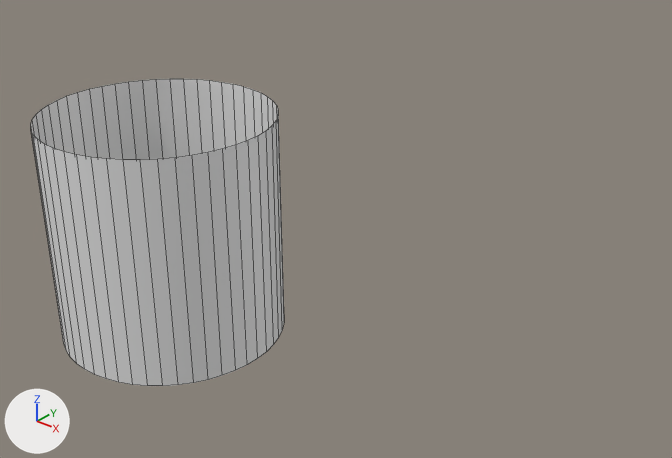
Before and after pictures for a commit that changed the Blender file Dan Lab/smoke barrier.blend.
Both versions are drawn from a 50 mm lens placed at (5.86, -4.63, 3.54), pointed at (1.77, 0.2, 0.44). Lighting does not change. The marker at lower left points along +X, +Y and +Z. Mesh edges are drawn as thin lines.

The scene before the commit, as lines of its bpy script (objects in view):
```python
me_cylinder = bpy.data.meshes.new('Cylinder')
me_cylinder.from_pydata(...)  # 100 vertices, 50 faces; spans x -1.0..1.0, y -1.0..1.0, z -1.0..1.0
ob_smoke_barrier = bpy.data.objects.new('Smoke Barrier', me_cylinder)
ob_smoke_barrier.location = (0.0, 0.0, 0.0)
```
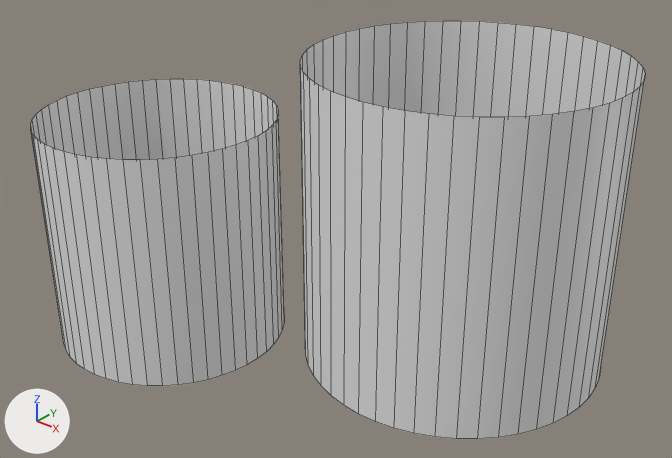
The newer file is also turned or shifted as a whole; pictures and numbers use the older file's frame.

Location of each change, [x1, y1, x2, y2] in pixels of the pictures (672 x 458 px):
```json
{"object": "Vortex", "change": "added", "after": [300, 21, 645, 439]}
```

The change, as JSON lines over the scene's bpy script:
```json
{"op": "add", "block": "me_cylinder_001", "code": ["me_cylinder_001 = bpy.data.meshes.new('Cylinder.001')", "me_cylinder_001.from_pydata(...)  # 100 vertices, 50 faces; spans x -1.0..1.0, y -1.0..1.0, z -1.0..1.0", "me_cylinder_001.polygons.foreach_set('use_smooth', [True] * 50)"]}
{"op": "add", "block": "ob_vortex", "code": ["ob_vortex = bpy.data.objects.new('Vortex', me_cylinder_001)", "ob_vortex.location = (2.967, 0.0, 1.0)"]}
```
